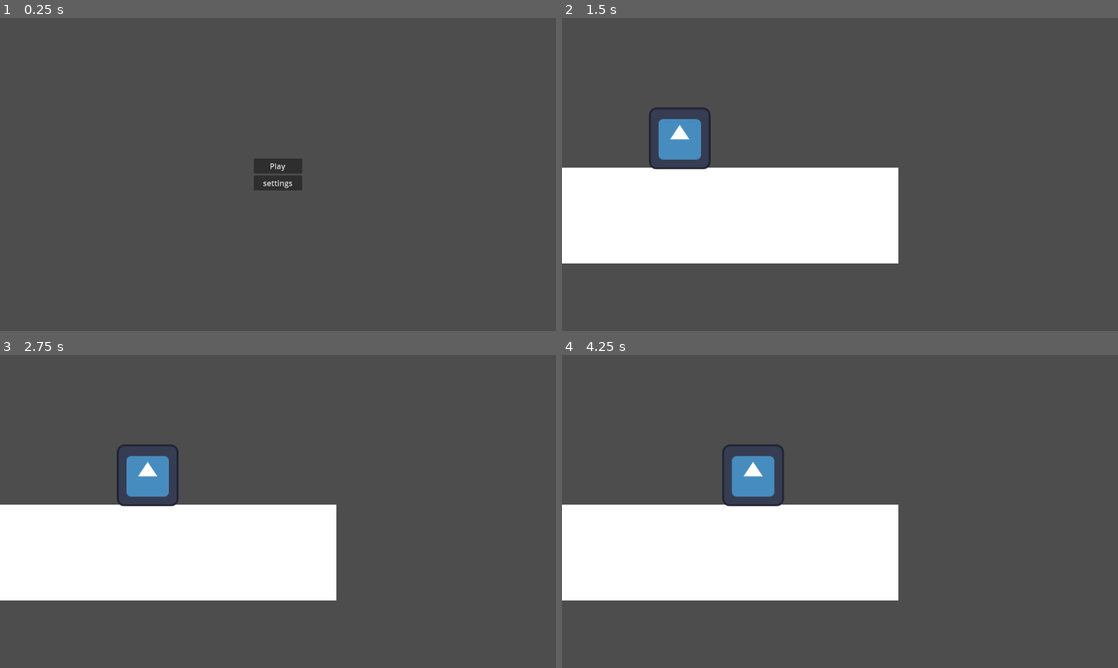
Above: before the commit, frames 1-4 (two rows, left to right).
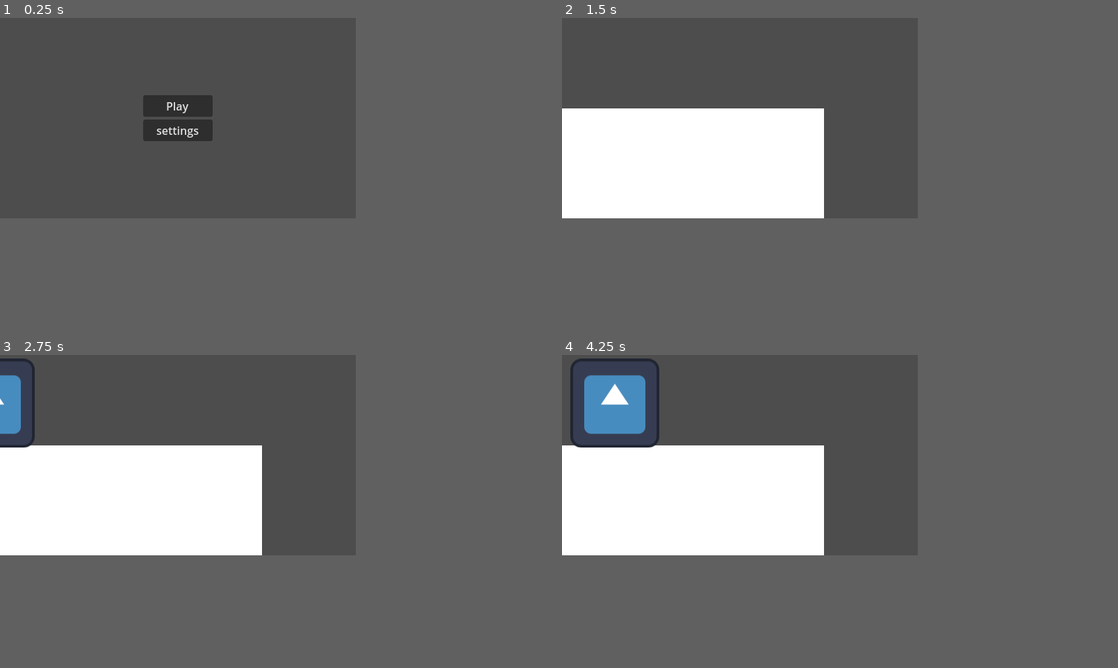
Above: after the commit, the same moments.

Repository: vincentcmartinez/holdit
Game: Godot game, scene res://src/game container/game_container.tscn
The game is run twice, just before and just after one commit, with the same random seed, the same clock (stepped at 60 frames per second) and the same inputs. The engine's default icon, where the game draws it, is replaced by a stand-in: a white triangle on a blue panel in a dark square.
Inputs:
- Up to frame 1 (0.25 s): no input
- Up to frame 2 (1.5 s): click "settings" at 0.5 s
- Up to frame 3 (2.75 s): no input
- Up to frame 4 (4.25 s): no input
In our replay, the window is 800x450 before the commit and 512x288 after it. These sizes can differ from the game's own. Grey fills any space a smaller window leaves; there, only what the larger window draws over its background counts as a difference.

The runs differ from the first frame. In frame 1, 2.5% of the frame differs, in the area x 25-55%, y 24-56%; in frame 2, 20%; in frame 3, 21%; in frame 4, 22%, in the area x 0-61%, y 1-79%.
Error after the commit: Parse Error: Could not find type "ToyPart" in the current scope. (res://src/game)

Commit message:
added fix popup

Diff:
--- a/hold-it!/project.godot
+++ b/hold-it!/project.godot
@@ -16,8 +16,14 @@
 boot_splash/show_image=false
 config/icon="res://icon.svg"
 
+[autoload]
+
+SignalBus="*res://src/game container/signalbus.gd"
+
 [display]
 
+window/size/viewport_width=512
+window/size/viewport_height=288
 window/stretch/mode="viewport"
 
 [input]
--- /dev/null
+++ b/hold-it!/src/game container/signalbus.gd
@@ -0,0 +1,3 @@
+extends Node
+
+signal fix_button_pressed(part:ToyPart)
--- a/hold-it!/src/menus/fixpopup.gd
+++ b/hold-it!/src/menus/fixpopup.gd
@@ -1,11 +1,22 @@
 extends Control
-
-
+var toy
+var partbutton = preload("res://src/menus/partbutton.tscn")
 # Called when the node enters the scene tree for the first time.
 func _ready() -> void:
 	pass # Replace with function body.
 
-
+func set_toy(newtoy:Toy):
+	for part in newtoy.parts:
+		add_button(part)
+	toy = newtoy
 # Called every frame. 'delta' is the elapsed time since the previous frame.
 func _process(delta: float) -> void:
 	pass
+
+func add_button(part:ToyPart):
+	var button = partbutton.instantiate()
+	button.set_part(part)
+	$Buttons.add_child(part)
+
+func _on_fix_button_pressed(part:ToyPart):
+	toy.fix(part)
--- a/hold-it!/src/menus/fixpopup.tscn
+++ b/hold-it!/src/menus/fixpopup.tscn
@@ -3,15 +3,31 @@
 [ext_resource type="Script" path="res://src/menus/fixpopup.gd" id="1_8ttp7"]
 
 [node name="Fixpopup" type="Control"]
+custom_minimum_size = Vector2(64, 160)
 layout_mode = 3
+anchors_preset = 0
+script = ExtResource("1_8ttp7")
+
+[node name="Buttons" type="VBoxContainer" parent="."]
+layout_mode = 1
 anchors_preset = 15
 anchor_right = 1.0
 anchor_bottom = 1.0
 grow_horizontal = 2
 grow_vertical = 2
-script = ExtResource("1_8ttp7")
 
-[node name="VBoxContainer" type="VBoxContainer" parent="."]
-layout_mode = 0
-offset_right = 40.0
-offset_bottom = 40.0
+[node name="Button" type="Button" parent="Buttons"]
+custom_minimum_size = Vector2(0, 32)
+layout_mode = 2
+
+[node name="Button2" type="Button" parent="Buttons"]
+custom_minimum_size = Vector2(0, 32)
+layout_mode = 2
+
+[node name="Button3" type="Button" parent="Buttons"]
+custom_minimum_size = Vector2(0, 32)
+layout_mode = 2
+
+[node name="Button4" type="Button" parent="Buttons"]
+custom_minimum_size = Vector2(0, 32)
+layout_mode = 2
--- /dev/null
+++ b/hold-it!/src/menus/partbutton.gd
@@ -0,0 +1,19 @@
+class_name PartButton extends Button
+
+var part
+# Called when the node enters the scene tree for the first time.
+func _ready() -> void:
+	custom_minimum_size = Vector2(0,32)
+	self.connect("button_pressed", _on_button_pressed)
+	pass # Replace with function body.
+
+func set_part(newpart:ToyPart):
+	part = newpart
+	return
+
+func _on_button_pressed():
+	SignalBus.emit_signal("fix_button_pressed", part)
+
+# Called every frame. 'delta' is the elapsed time since the previous frame.
+func _process(delta: float) -> void:
+	pass
--- /dev/null
+++ b/hold-it!/src/menus/partbutton.tscn
@@ -0,0 +1,12 @@
+[gd_scene load_steps=2 format=3 uid="uid://8mia7wwr5ujm"]
+
+[ext_resource type="Script" path="res://src/menus/partbutton.gd" id="1_udbwr"]
+
+[node name="Partbutton" type="Control"]
+layout_mode = 3
+anchors_preset = 15
+anchor_right = 1.0
+anchor_bottom = 1.0
+grow_horizontal = 2
+grow_vertical = 2
+script = ExtResource("1_udbwr")
Not shown: 1 places in hold-it!/main.tscn that only renumber resources
